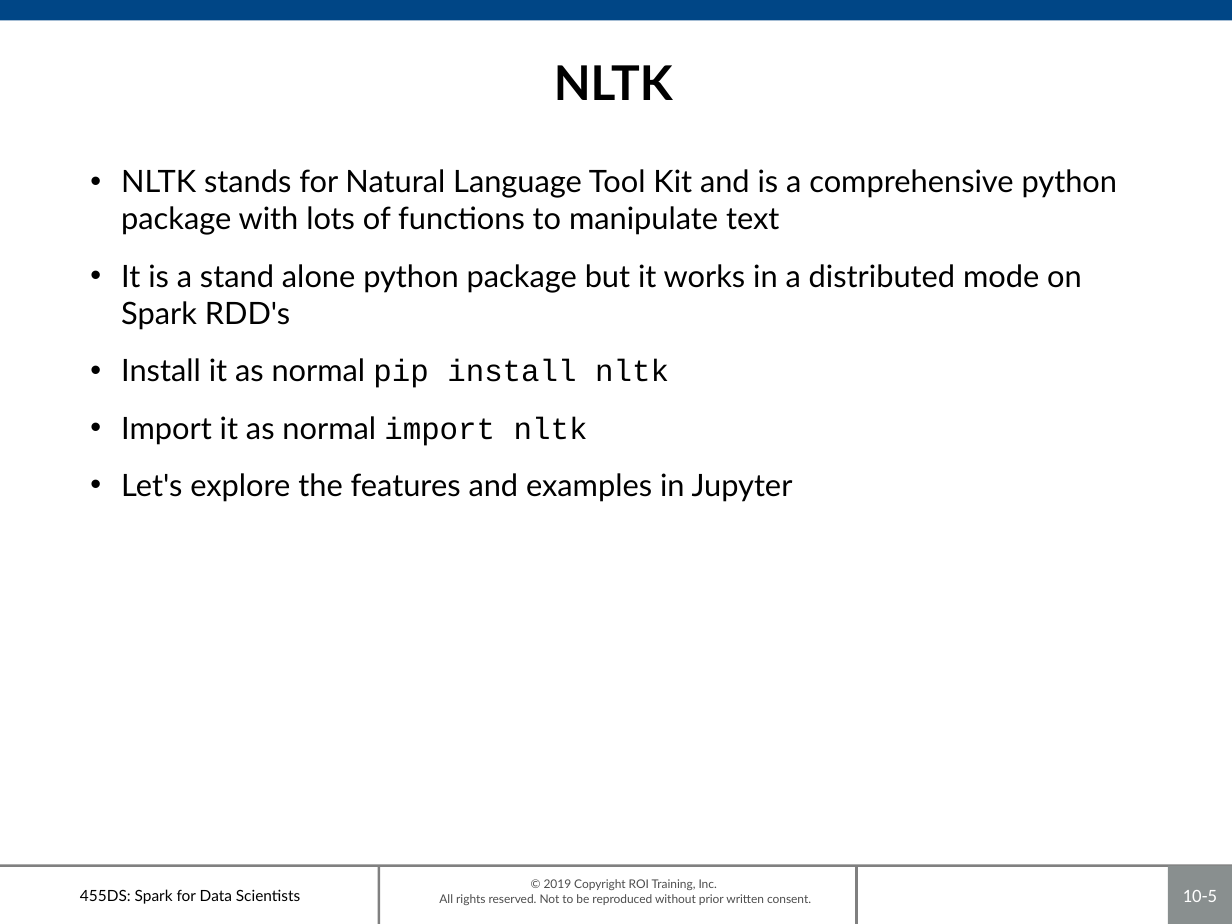
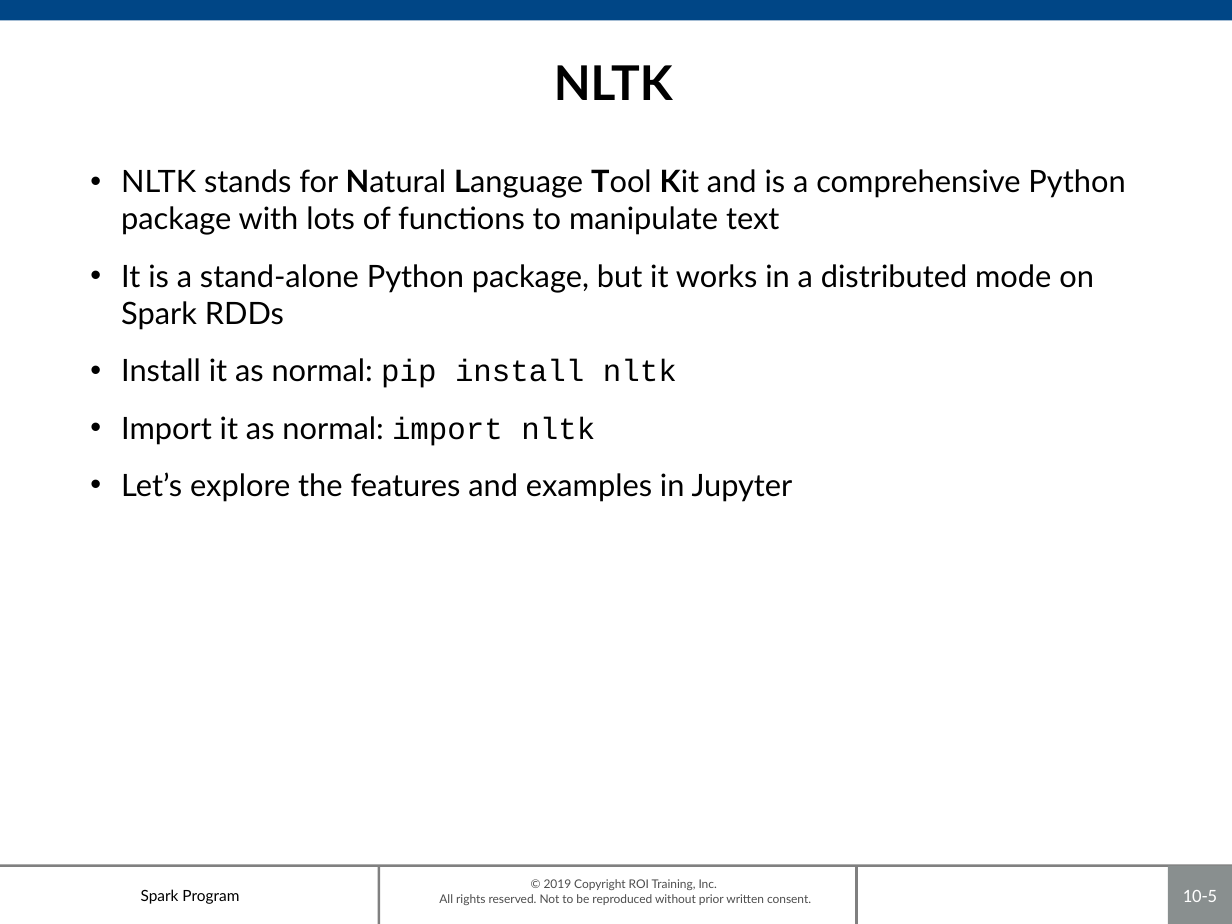
Before and after one commit to roitraining/SparkProgram, a slide deck: slide 5 of Day8/Ch10_NaturalLanguage.pptx. Drawn at 1232x924 pixels with LibreOffice and Linux fonts; fonts in the diff are those of the drawing; background and template pictures are left out. Boxes give left, top, right and bottom in pixels: in the first picture for what was removed or moved away, otherwise in the second. Text is boxed around its words. In the diff, an @@ line names an element or a change of style, - is before the commit and + after.

```diff
--- a/Day8/Ch10_NaturalLanguage.pptx
+++ b/Day8/Ch10_NaturalLanguage.pptx
@@ text at box(121, 169, 1125, 502): text changed @@
-• NLTK stands for Natural Language Tool Kit and is a comprehensive python package with lots of functions to manipulate text
-• It is a stand alone python package but it works in a distributed mode on Spark RDD's
-• Install it as normal pip install nltk
-• Import it as normal import nltk
-• Let's explore the features and examples in Jupyter
+• NLTK stands for Natural Language Tool Kit and is a comprehensive Python package with lots of functions to manipulate text
+• It is a stand-alone Python package, but it works in a distributed mode on Spark RDDs
+• Install it as normal: pip install nltk
+• Import it as normal: import nltk
+• Let’s explore the features and examples in Jupyter
@@ text at box(141, 889, 239, 904): text changed @@
-455DS: Spark for Data Scientists
+Spark Program
```
Also in this commit, not shown: 13 other slides changed, 3 other files.
